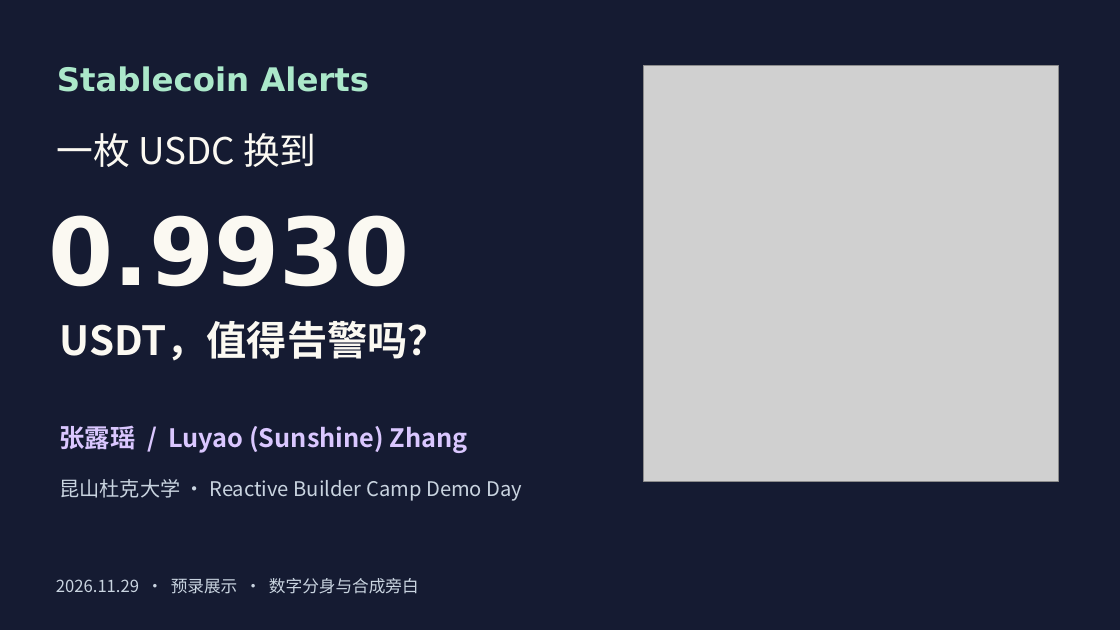
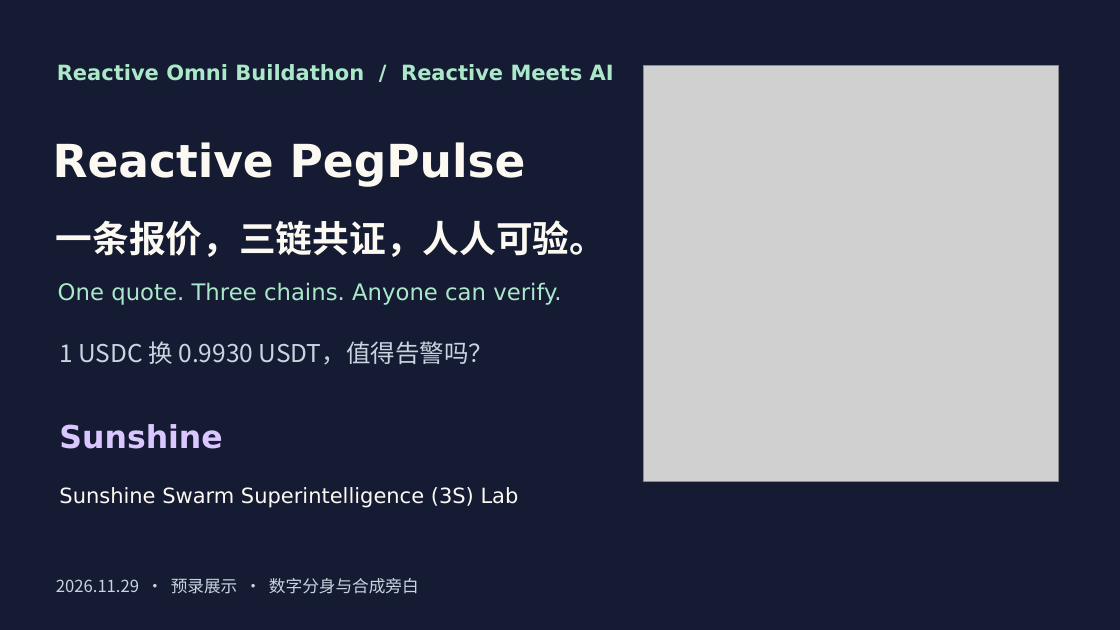
Before and after one commit to sunshineluyao/reactive-builder-camp-2026, a slide deck: slide 1 of track3/demo-day/Stablecoin-Alerts-Demo-Day.pptx. Drawn at 1120x630 pixels with LibreOffice and Linux fonts; fonts in the diff are those of the drawing; grey boxes stand for pictures. Boxes give left, top, right and bottom in pixels: in the first picture for what was removed or moved away, otherwise in the second. Text is boxed around its words. In the diff, an @@ line names an element or a change of style, - is before the commit and + after.

Commit message:
Publish Reactive PegPulse as Sunshine and clarify the role of oracles

```diff
--- a/track3/demo-day/Stablecoin-Alerts-Demo-Day.pptx
+++ b/track3/demo-day/Stablecoin-Alerts-Demo-Day.pptx
@@ text removed at [57,66,369,92] @@
-Stablecoin Alerts
@@ text added at [57,64,614,81], 18 pt, text #ABE8CA, bold @@
+Reactive Omni Buildathon / Reactive Meets AI
@@ text added at [53,142,526,187], 39 pt, text #FBF9F2, bold @@
+Reactive PegPulse
@@ text removed at [57,133,316,167] @@
-一枚 USDC 换到
@@ text removed at [49,215,410,287] @@
-0.9930
@@ text added at [56,220,606,257], 31.5 pt, text #FBF9F2, bold @@
+一条报价，三链共证，人人可验。
@@ text added at [58,282,561,305], 19.5 pt, text #ABE8CA @@
+One quote. Three chains. Anyone can verify.
@@ text at [59,341,493,365]: text changed; size 34.5 to 21 pt; text colour #FBF9F2 to #C9D4E0; bold off @@
-USDT，值得告警吗？
+1 USDC 换 0.9930 USDT，值得告警吗？
@@ text at [59,424,222,449]: text changed; size 21.8 to 27 pt; font Noto Sans CJK SC to DejaVu Sans @@
-张露瑶 / Luyao (Sunshine) Zhang
+Sunshine
@@ text removed at [59,479,523,501] @@
-昆山杜克大学 · Reactive Builder Camp Demo Day
@@ text added at [59,487,519,508], 18 pt, text #FBF9F2 @@
+Sunshine Swarm Superintelligence (3S) Lab
```
Also in this commit, not shown: 6 other slides changed, 1 slide added, 1 slide removed, 21 other files.
